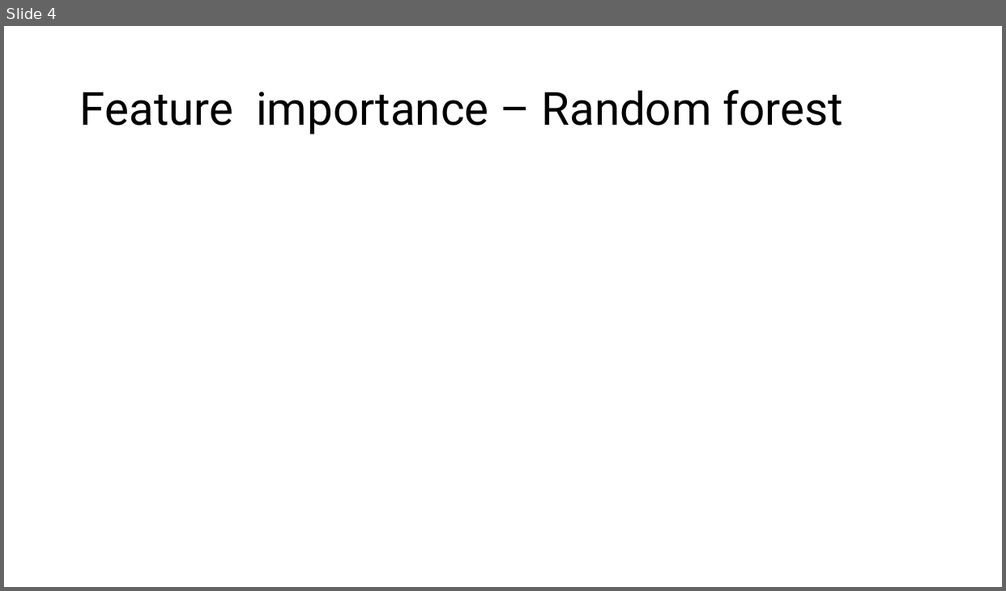
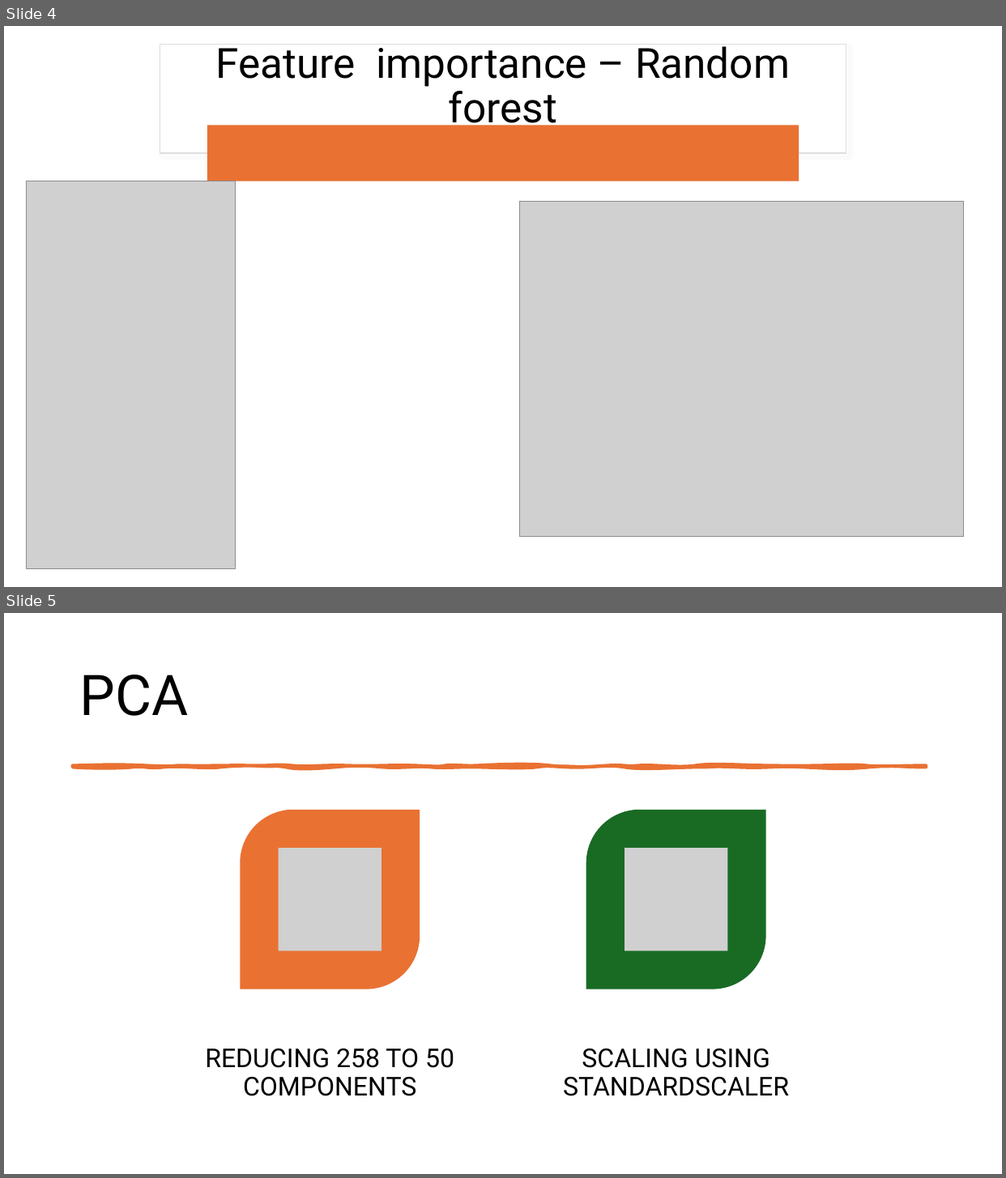
Before and after one commit to KissDanielMark/CustomerAnalytics_Competition, a slide deck: Presentation1.pptx. Shown one above the other, each under a label of ours: slide 4 before the commit, slides 4 and 5 after it. The pictures are 1006x591 and 1006x1178 pixels, drawn with LibreOffice and Linux fonts; fonts in the diff are those of the drawing; grey boxes stand for pictures. Boxes give left, top, right and bottom in pixels: in the first picture for what was removed or moved away, otherwise in the second. Text is boxed around its words. In the diff, an @@ line names an element or a change of style, - is before the commit and + after.

```diff
--- a/Presentation1.pptx
+++ b/Presentation1.pptx
@@ slide 5 added at [4,613,1002,1174], background #FFFFFF @@
@@ title added at [80,675,189,716], 54 pt, text #000000 @@
+PCA
@@ freeform shape added at [73,766,927,767], fill #E97132, outline #E97132 3.25 pt @@
@@ group added at [205,810,789,1097]: 2 round diag rects, 2 pictures, 2 texts @@
+REDUCING 258 TO 50 COMPONENTS
+SCALING USING STANDARDSCALER
@@ slide 4 changed as well @@
@@ rectangle added at [160,44,846,153], fill #FFFFFF, outline #DEDEDE 1 pt @@
@@ title "Feature importance – Random forest": place and size @@
-title "Feature importance – Random forest" at [80,90,843,135]
+title "Feature importance – Random forest" at [216,46,790,133]
@@ title "Feature importance – Random forest" at [216,46,790,133]: size 44 to 40 pt; alignment left to centre @@
@@ rounded rectangle added at [207,125,799,181], fill #E97132 @@
@@ picture added at [27,181,236,569] @@
@@ picture added at [520,201,964,536] @@
```
Also in this commit, not shown: 5 other slides changed, 1 other slide added, 4 slides removed, 9 other files.
